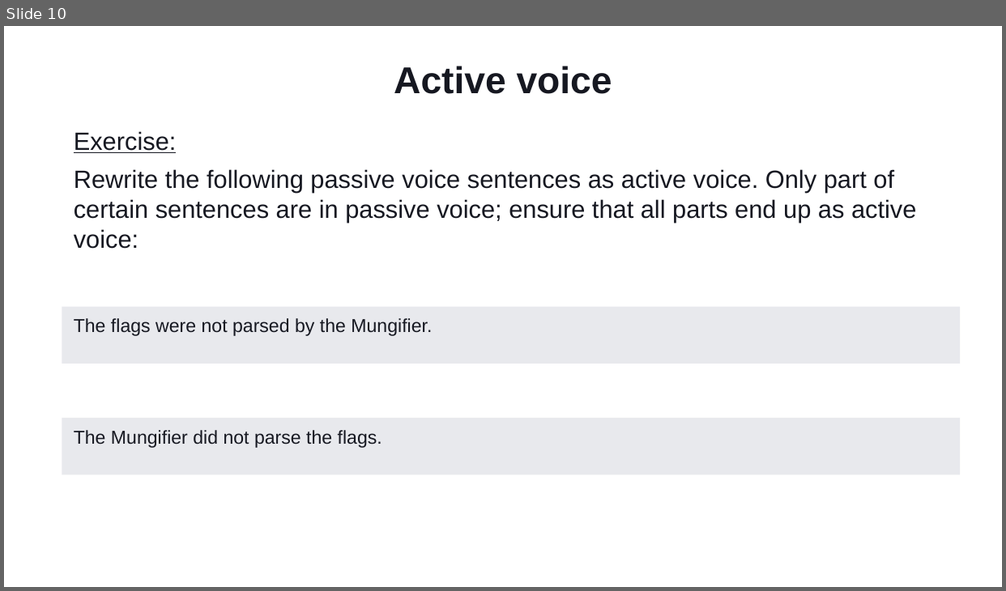
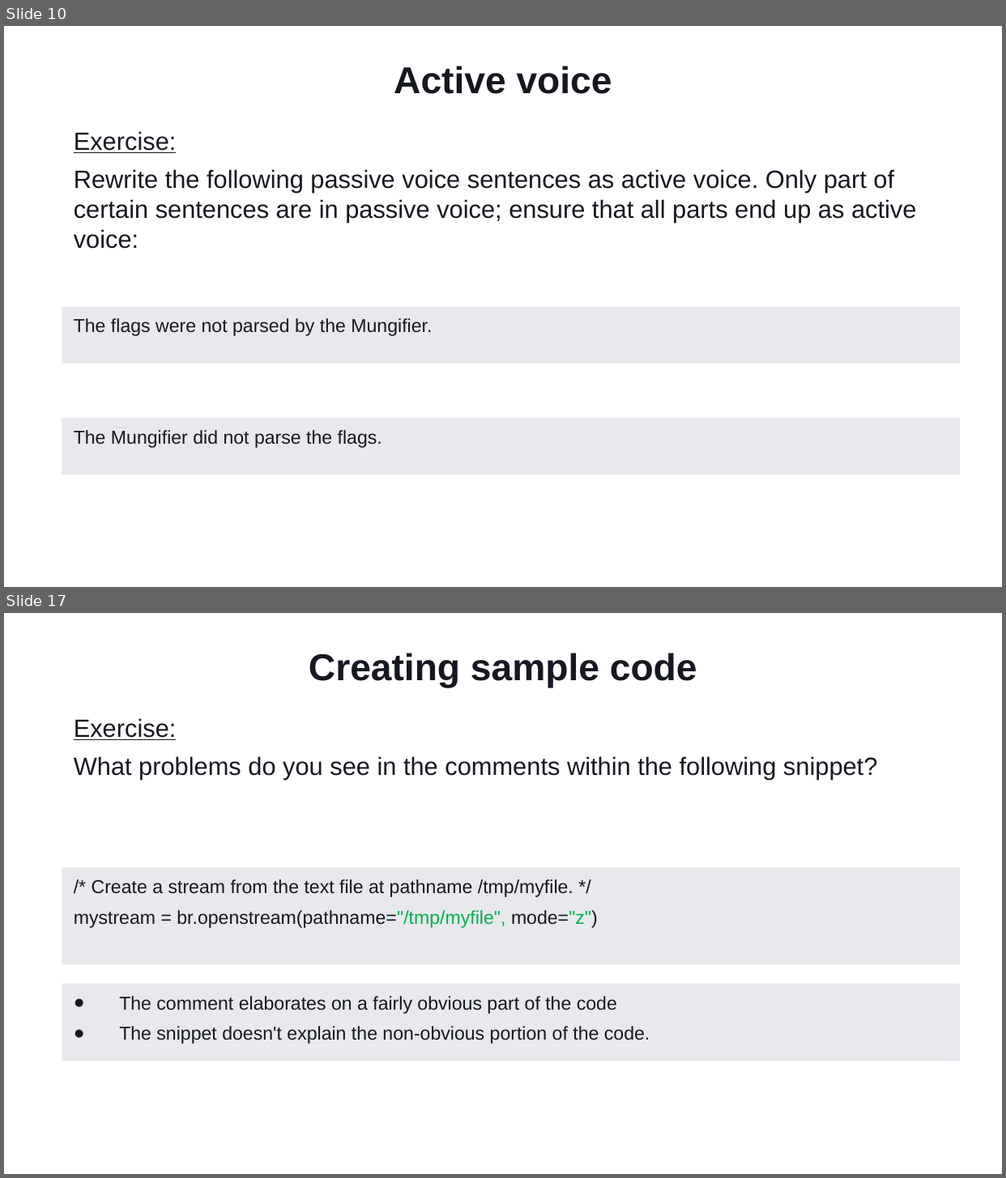
Before and after one commit to Ungerfall/ungerfall.github.io, a slide deck: presentation/tech-writing/tech-writing-azure-static-web-apps.pptx. Shown one above the other, each under a label of ours: slide 10 before the commit, slides 10 and 17 after it; the slides between them are not shown. The pictures are 1006x591 and 1006x1178 pixels, drawn with LibreOffice and Linux fonts; fonts in the diff are those of the drawing; background and template pictures are left out. Boxes give left, top, right and bottom in pixels: in the first picture for what was removed or moved away, otherwise in the second. Text is boxed around its words. In the diff, an @@ line names an element or a change of style, - is before the commit and + after.

```diff
--- a/presentation/tech-writing/tech-writing-azure-static-web-apps.pptx
+++ b/presentation/tech-writing/tech-writing-azure-static-web-apps.pptx
@@ slide 17 added at (x1=4, y1=613, x2=1002, y2=1174), background #FFFFFF @@
@@ title added at (x1=309, y1=653, x2=697, y2=688), 36 pt, text #161821, bold @@
+Creating sample code
@@ text added at (x1=74, y1=718, x2=877, y2=780), 24 pt, text #161821 @@
+Exercise:
+What problems do you see in the comments within the following snippet?
@@ rectangle added at (x1=62, y1=867, x2=960, y2=965), fill #E8E9ED, 18 pt, text #161821 @@
+/* Create a stream from the text file at pathname /tmp/myfile. */
+mystream = br.openstream(pathname="/tmp/myfile", mode="z")
@@ rectangle added at (x1=62, y1=983, x2=960, y2=1062), fill #E8E9ED, 18 pt, text #161821 @@
+● The comment elaborates on a fairly obvious part of the code
+● The snippet doesn't explain the non-obvious portion of the code.
```
Also in this commit, not shown: 9 other slides added, 1 slide removed, 2 other files.
